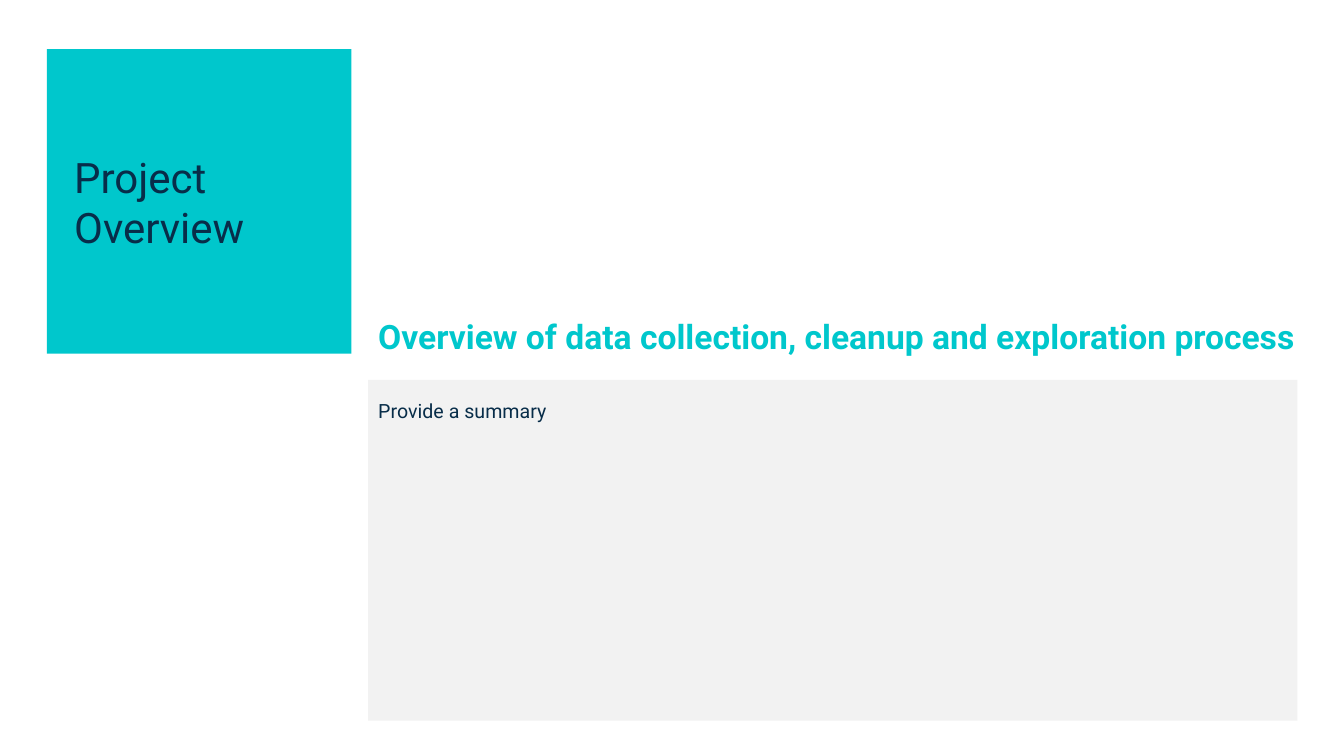
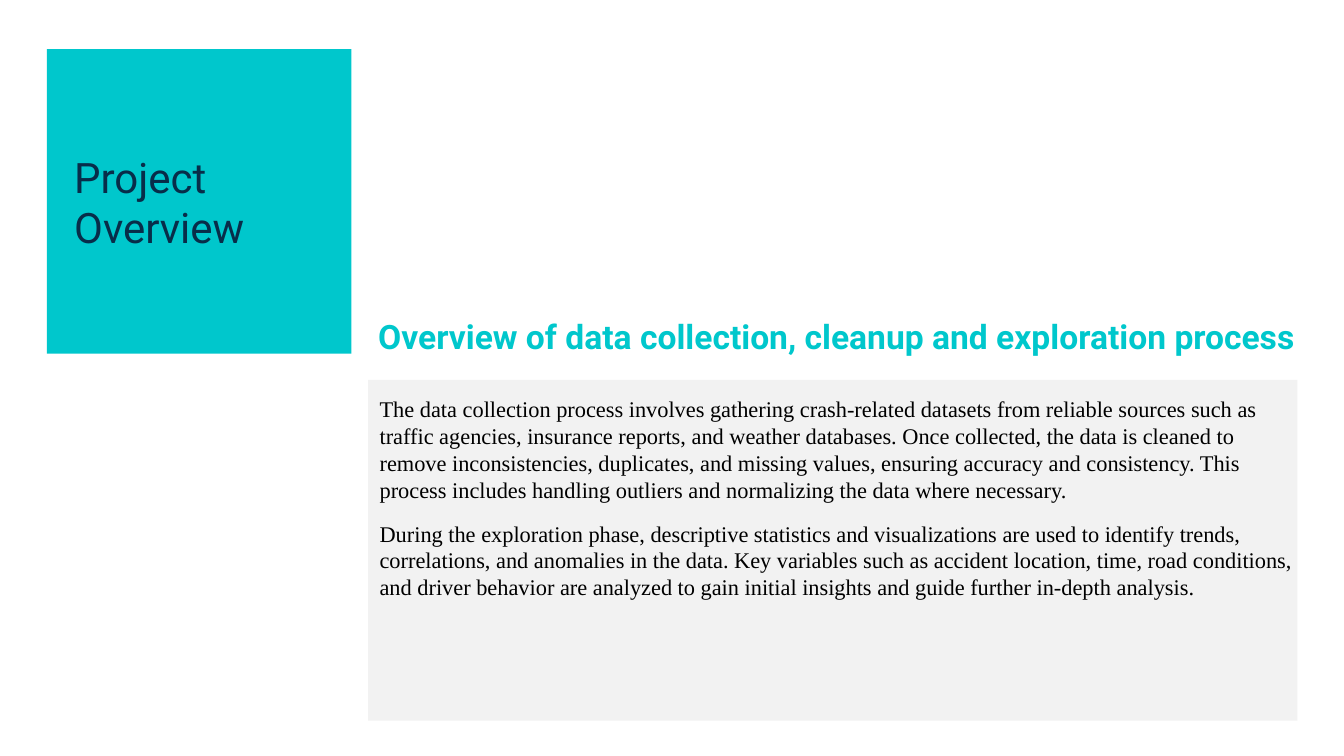
Before and after one commit to Brian-Hansen-Turton/module-9-project, a slide deck: slide 4 of Documentation/AAA_ProjectPresentation.pptx. Drawn at 1344x756 pixels with LibreOffice and Linux fonts; fonts in the diff are those of the drawing. Boxes give left, top, right and bottom in pixels: in the first picture for what was removed or moved away, otherwise in the second. Text is boxed around its words. In the diff, an @@ line names an element or a change of style, - is before the commit and + after.

```diff
--- a/Documentation/AAA_ProjectPresentation.pptx
+++ b/Documentation/AAA_ProjectPresentation.pptx
@@ text at <box>380,401,1292,600</box>: text changed; size 14 to 16 pt; font Roboto to Times New Roman; text colour #082D49 to #000000 @@
-Provide a summary
+The data collection process involves gathering crash-related datasets from reliable sources such as traffic agencies, insurance reports, and weather databases. Once collected, the data is cleaned to remove inconsistencies, duplicates, and missing values, ensuring accuracy and consistency. This process includes handling outliers and normalizing the data where necessary.
+During the exploration phase, descriptive statistics and visualizations are used to identify trends, correlations, and anomalies in the data. Key variables such as accident location, time, road conditions, and driver behavior are analyzed to gain initial insights and guide further in-depth analysis.
```
Also in this commit, not shown: 3 other slides changed, 2 slides added, 2 slides removed.
